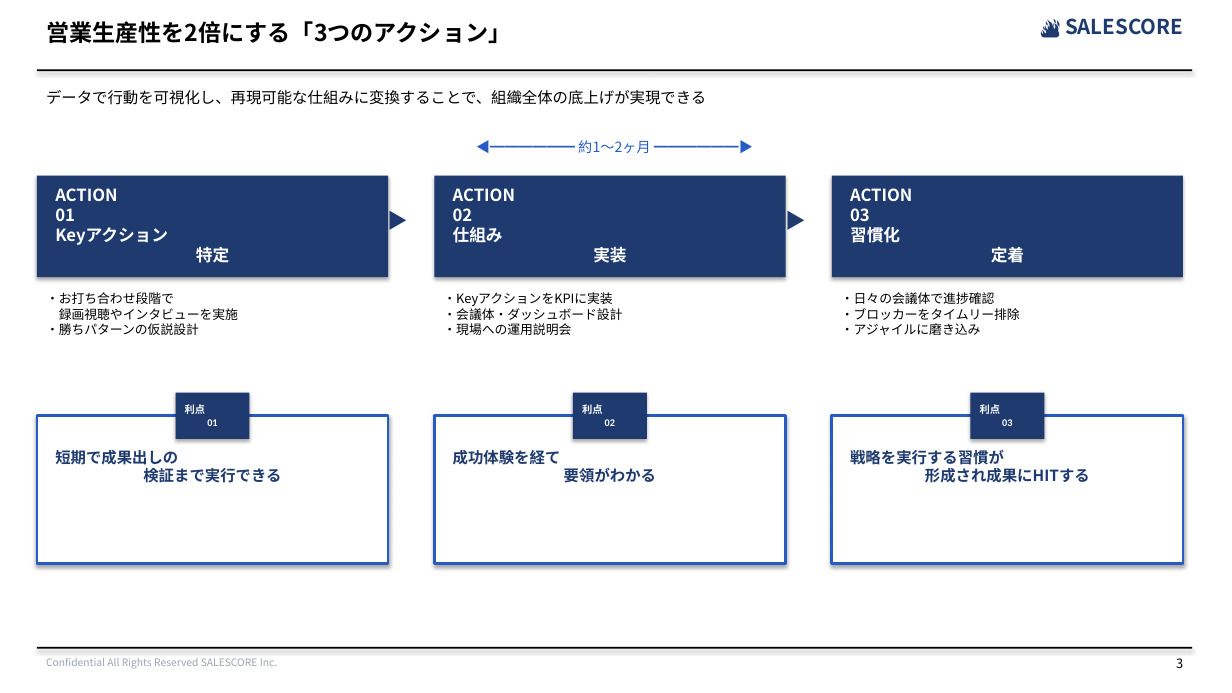
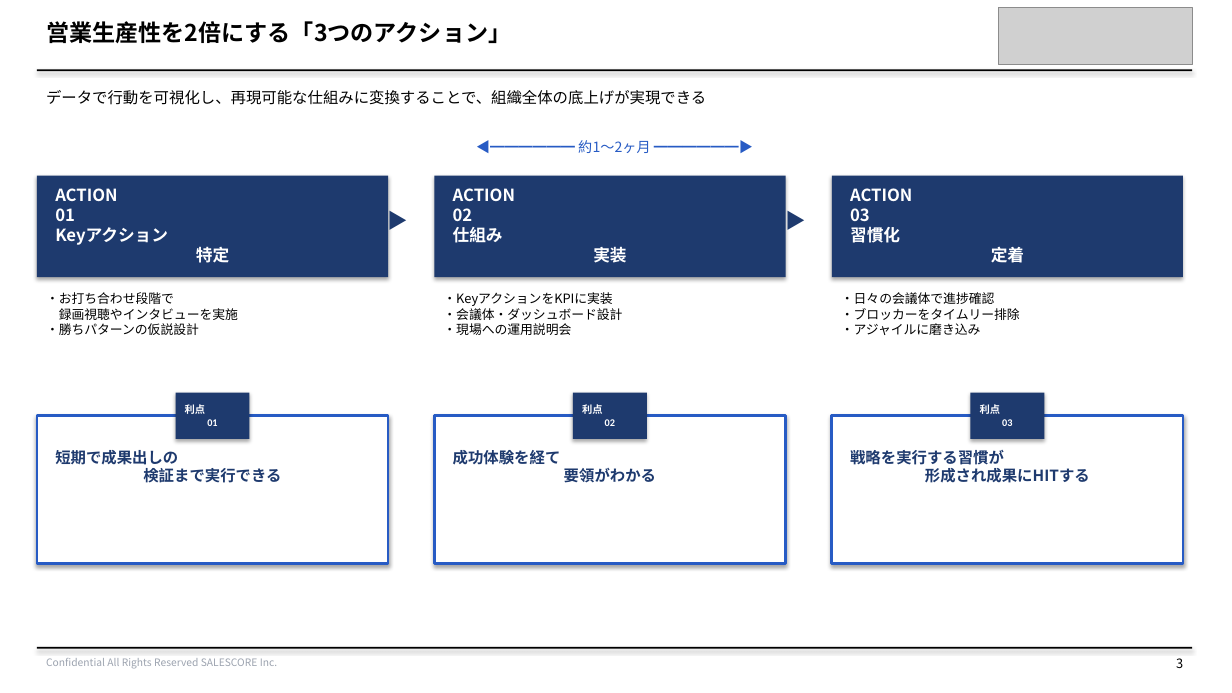
Before and after one commit to shintanagami-netizen/-, a slide deck: slide 3 of SALESCORE_営業生産性向上_提案資料.pptx. Drawn at 1232x693 pixels with LibreOffice and Linux fonts; fonts in the diff are those of the drawing; grey boxes stand for pictures. Boxes give left, top, right and bottom in pixels: in the first picture for what was removed or moved away, otherwise in the second. Text is boxed around its words. In the diff, an @@ line names an element or a change of style, - is before the commit and + after.

```diff
--- a/SALESCORE_営業生産性向上_提案資料.pptx
+++ b/SALESCORE_営業生産性向上_提案資料.pptx
@@ picture added at (x1=998, y1=7, x2=1192, y2=65) @@
@@ text removed at (x1=1065, y1=18, x2=1183, y2=35) @@
-🔥 SALESCORE
```
Also in this commit, not shown: 2 other slides changed, 3 other files.
